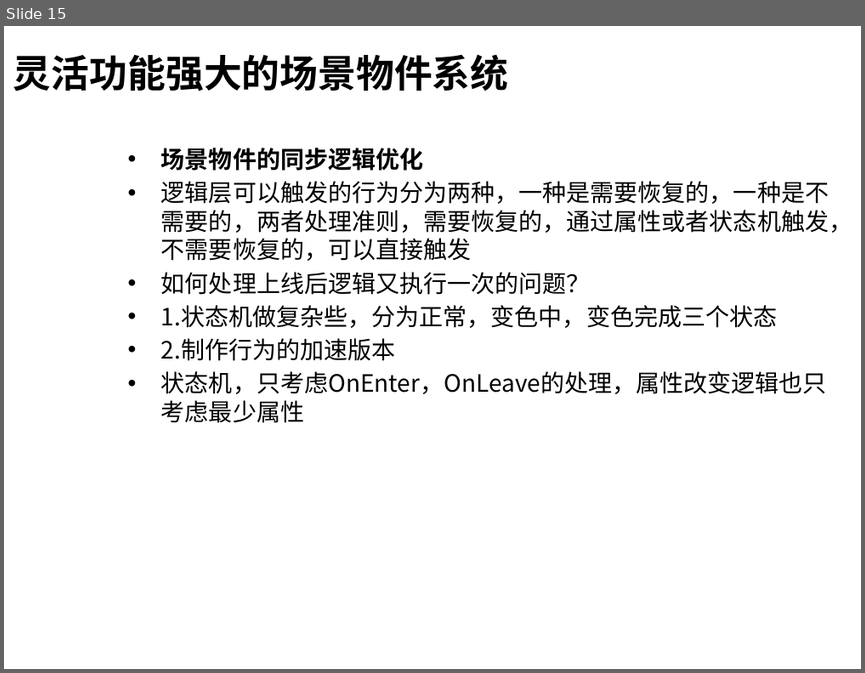
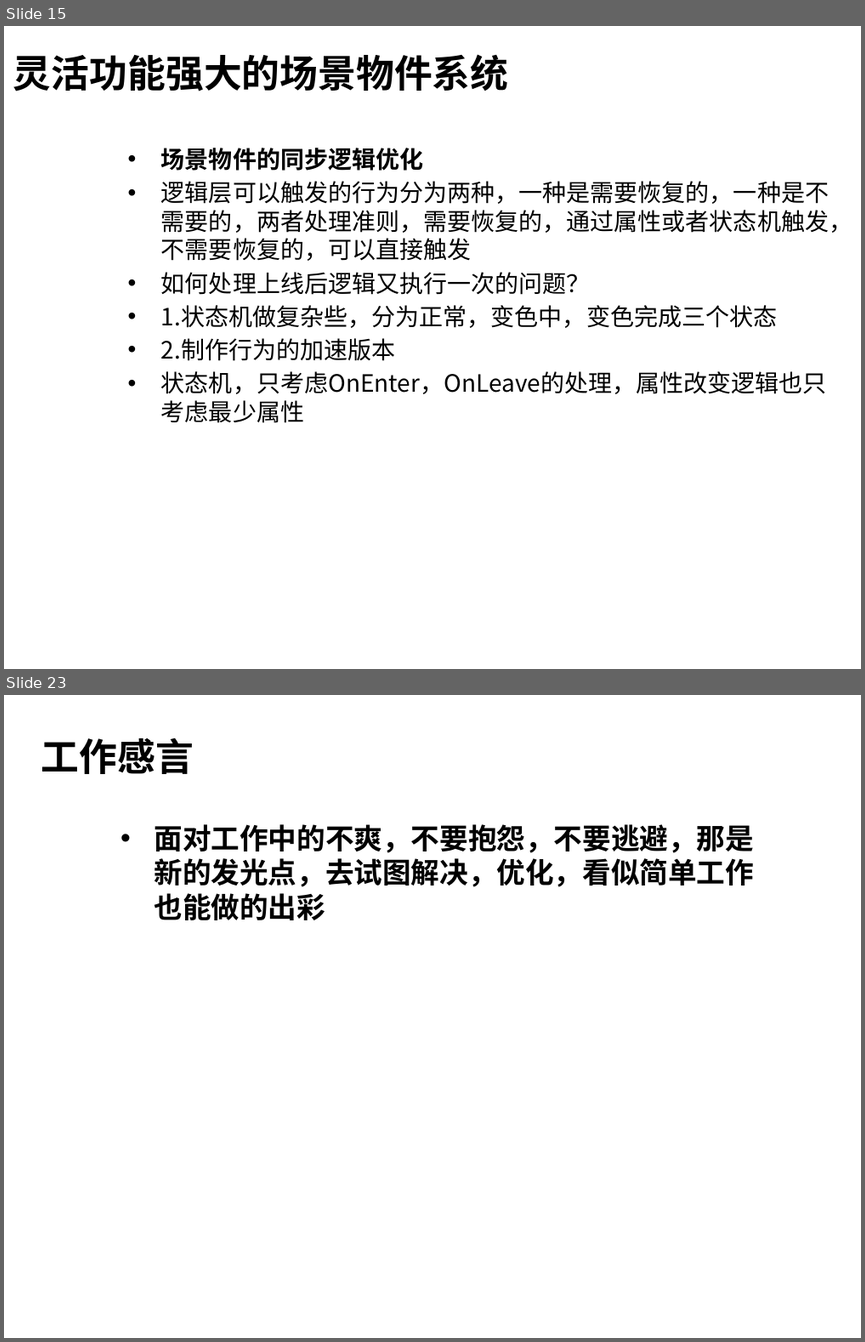
Before and after one commit to henryfung01/StreetFighter, a slide deck: Doc/whitebai.pptx. Shown one above the other, each under a label of ours: slide 15 before the commit, slides 15 and 23 after it; the slides between them are not shown. The pictures are 865x673 and 865x1342 pixels, drawn with LibreOffice and Linux fonts; fonts in the diff are those of the drawing; background and template pictures are left out. Boxes give left, top, right and bottom in pixels: in the first picture for what was removed or moved away, otherwise in the second. Text is boxed around its words. In the diff, an @@ line names an element or a change of style, - is before the commit and + after.

```diff
--- a/Doc/whitebai.pptx
+++ b/Doc/whitebai.pptx
@@ slide 23 added at box(4, 695, 861, 1338), background picture (left out) @@
@@ title added at box(41, 737, 194, 774), 32 pt, text #000000, bold @@
+工作感言
@@ text added at box(154, 824, 754, 920), 24 pt, text #000000, bold @@
+  • 面对工作中的不爽，不要抱怨，不要逃避，那是新的发光点，去试图解决，优化，看似简单工作也能做的出彩
```
Also in this commit, not shown: 5 slides changed, 3 other slides added, 5 slides removed.
